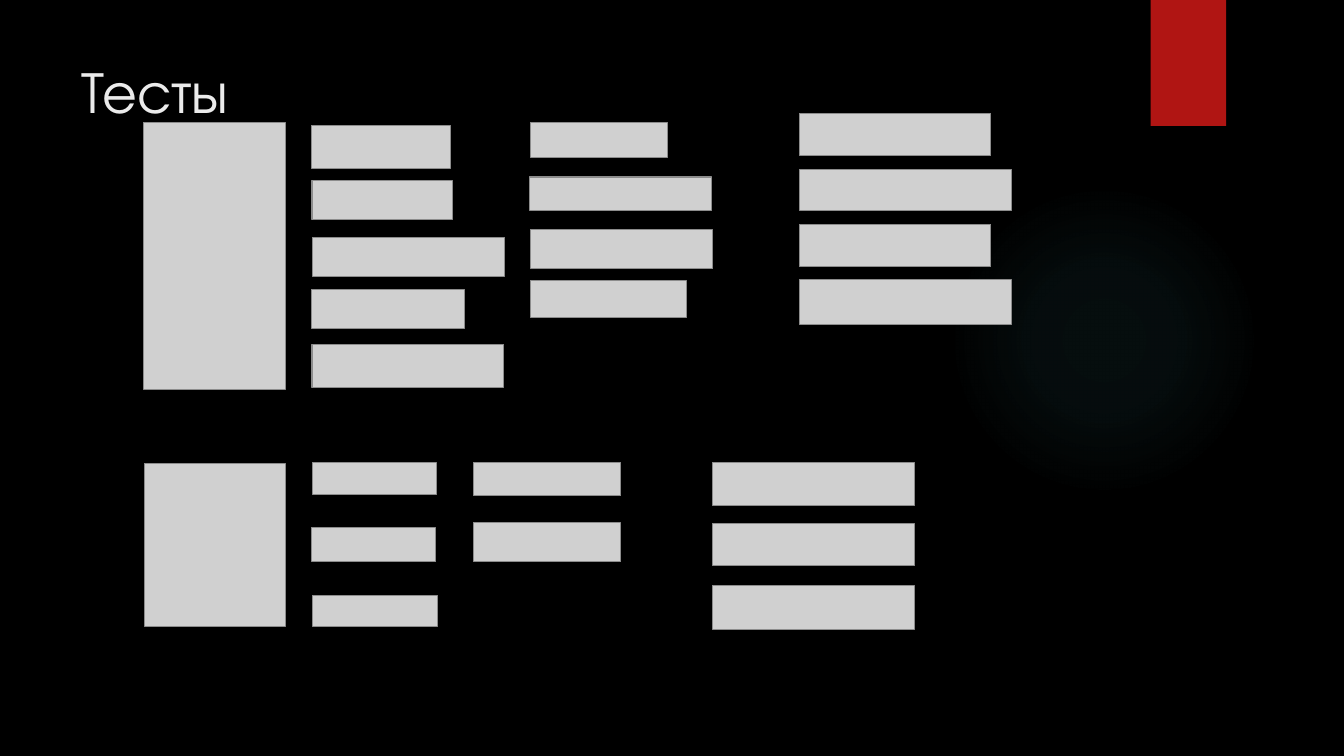
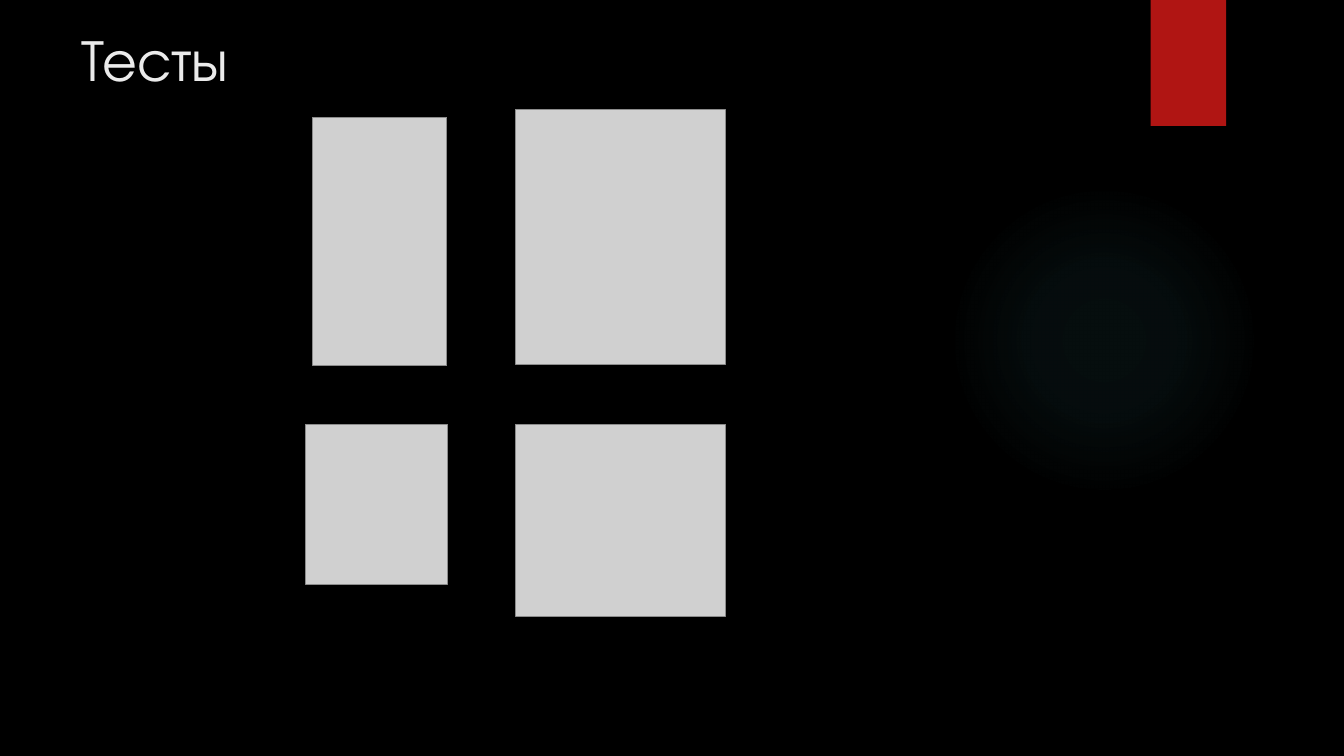
Before and after one commit to bavad/Persistent-BinST, a slide deck: slide 23 of Персистентное дерево поиска.pptx (slide 15 before the commit). Drawn at 1344x756 pixels with LibreOffice and Linux fonts; fonts in the diff are those of the drawing; grey boxes stand for pictures; background and template pictures are left out. Boxes give left, top, right and bottom in pixels: in the first picture for what was removed or moved away, otherwise in the second. Text is boxed around its words. In the diff, an @@ line names an element or a change of style, - is before the commit and + after.

```diff
--- a/Персистентное дерево поиска.pptx
+++ b/Персистентное дерево поиска.pptx
@@ title "Тесты" rewrapped from (x1=81, y1=73, x2=228, y2=127) to (x1=81, y1=41, x2=228, y2=82) @@
@@ picture added at (x1=313, y1=117, x2=447, y2=365) @@
@@ picture added at (x1=516, y1=110, x2=726, y2=365) @@
@@ picture removed at (x1=800, y1=114, x2=991, y2=156) @@
@@ picture removed at (x1=144, y1=122, x2=285, y2=389) @@
@@ picture removed at (x1=313, y1=126, x2=452, y2=168) @@
@@ picture removed at (x1=530, y1=122, x2=667, y2=157) @@
@@ picture removed at (x1=530, y1=177, x2=712, y2=211) @@
@@ picture removed at (x1=800, y1=169, x2=1012, y2=211) @@
@@ picture removed at (x1=313, y1=181, x2=454, y2=220) @@
@@ picture removed at (x1=313, y1=237, x2=505, y2=275) @@
@@ picture removed at (x1=530, y1=230, x2=712, y2=269) @@
@@ picture removed at (x1=800, y1=224, x2=991, y2=266) @@
@@ picture removed at (x1=313, y1=289, x2=465, y2=328) @@
@@ picture removed at (x1=530, y1=280, x2=686, y2=318) @@
@@ picture removed at (x1=800, y1=279, x2=1012, y2=324) @@
@@ picture removed at (x1=313, y1=344, x2=504, y2=387) @@
@@ picture added at (x1=306, y1=424, x2=448, y2=585) @@
@@ picture added at (x1=516, y1=424, x2=726, y2=617) @@
@@ picture removed at (x1=144, y1=463, x2=285, y2=626) @@
@@ picture removed at (x1=313, y1=463, x2=437, y2=495) @@
@@ picture removed at (x1=474, y1=463, x2=621, y2=496) @@
@@ picture removed at (x1=713, y1=463, x2=915, y2=505) @@
@@ picture removed at (x1=313, y1=527, x2=437, y2=562) @@
@@ picture removed at (x1=474, y1=523, x2=621, y2=563) @@
@@ picture removed at (x1=713, y1=524, x2=915, y2=567) @@
@@ picture removed at (x1=313, y1=596, x2=438, y2=627) @@
@@ picture removed at (x1=713, y1=586, x2=915, y2=629) @@
```
Also in this commit, not shown: 5 other slides changed, 8 slides added, 1 other file.
